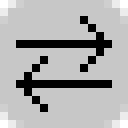
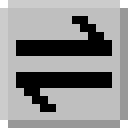
Revision of a layered 128 × 128 image; what changed, layer by layer:
removed layer "+" over [16, 16, 112, 112]
renamed "Hintergrund" to "icon-weights-posweighted.png", painted on it over [0, 0, 128, 128]
